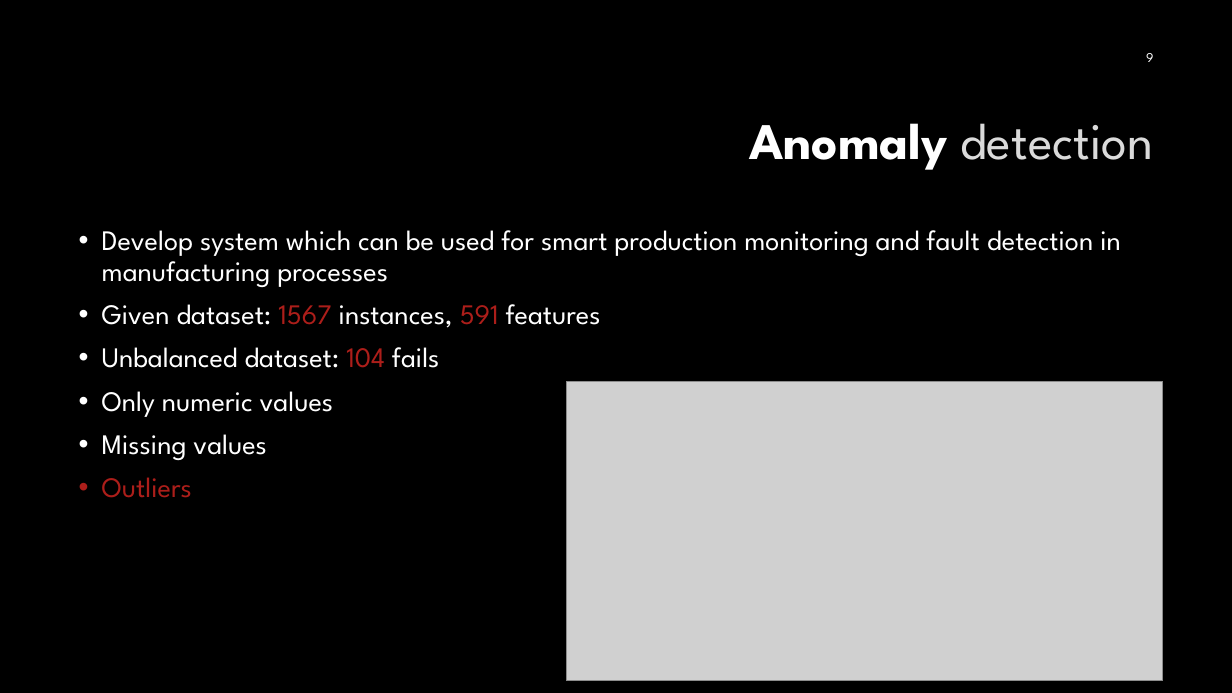
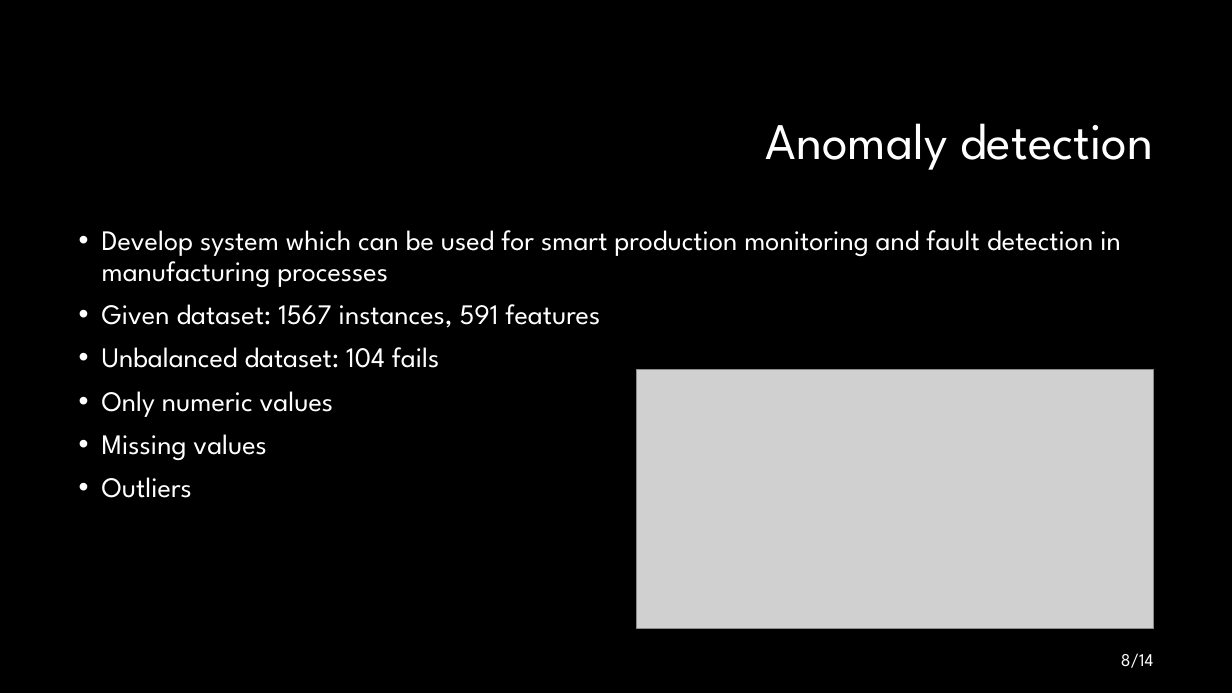
Before and after one commit to mehmedkadric/internship, a slide deck: slide 8 of demoPresentation/DemoPresentation.pptx (slide 9 before the commit). Drawn at 1232x693 pixels with LibreOffice and Linux fonts; fonts in the diff are those of the drawing; grey boxes stand for pictures; background and template pictures are left out. Boxes give left, top, right and bottom in pixels: in the first picture for what was removed or moved away, otherwise in the second. Text is boxed around its words. In the diff, an @@ line names an element or a change of style, - is before the commit and + after.

```diff
--- a/demoPresentation/DemoPresentation.pptx
+++ b/demoPresentation/DemoPresentation.pptx
@@ page number removed at <box>1146,53,1153,62</box> @@
-9
@@ title "Anomaly detection" at <box>766,123,1153,170</box>: text colour pattern #000000 on #FFFFFF to #FFFFFF, bold off in "Anomaly"; text colour #DADADA to #FFFFFF in "detection" @@
@@ text at <box>102,304,600,498</box>: text colour #AC1E1A to #FFFFFF in "1567 591", "104", "Outliers" @@
@@ picture: place and size @@
-picture at <box>567,382,1163,681</box>
+picture at <box>637,369,1153,628</box>
@@ page number added at <box>1121,653,1154,668</box>, 14 pt, text #FFFFFF @@
+8/14
```
Also in this commit, not shown: 12 other slides changed, 1 slide added, 1 slide removed, 2 other files.
